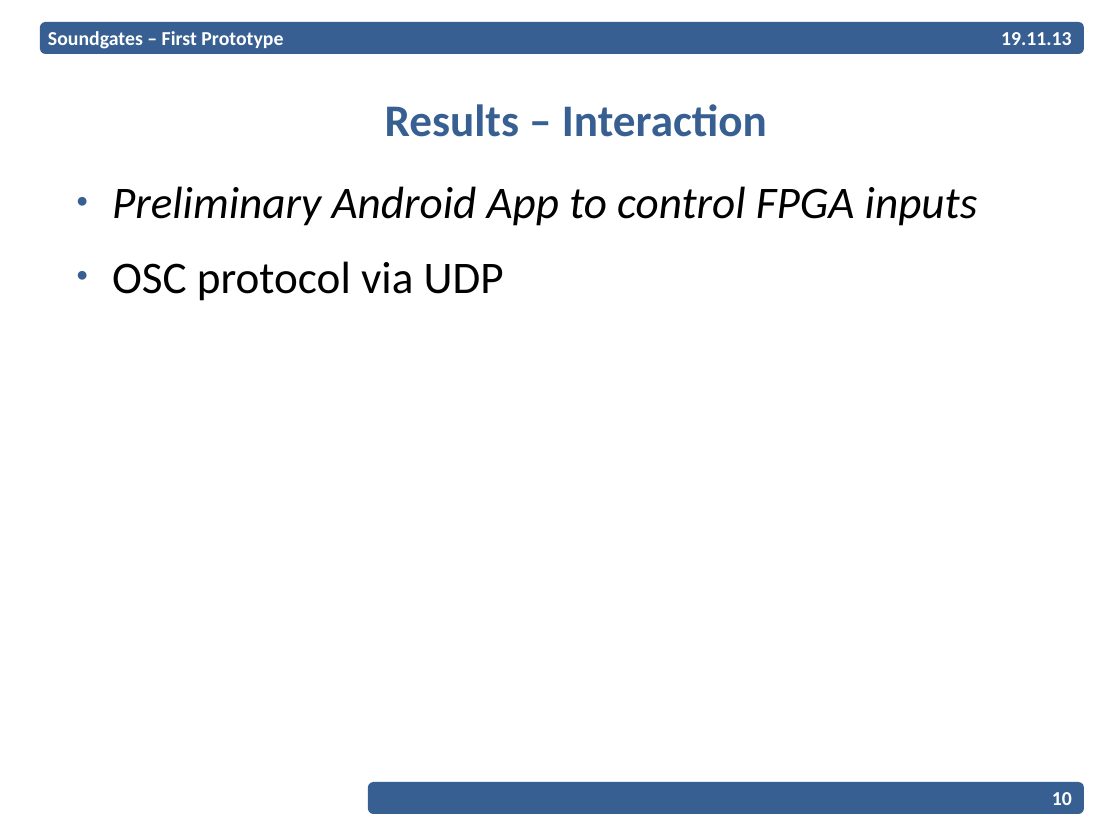
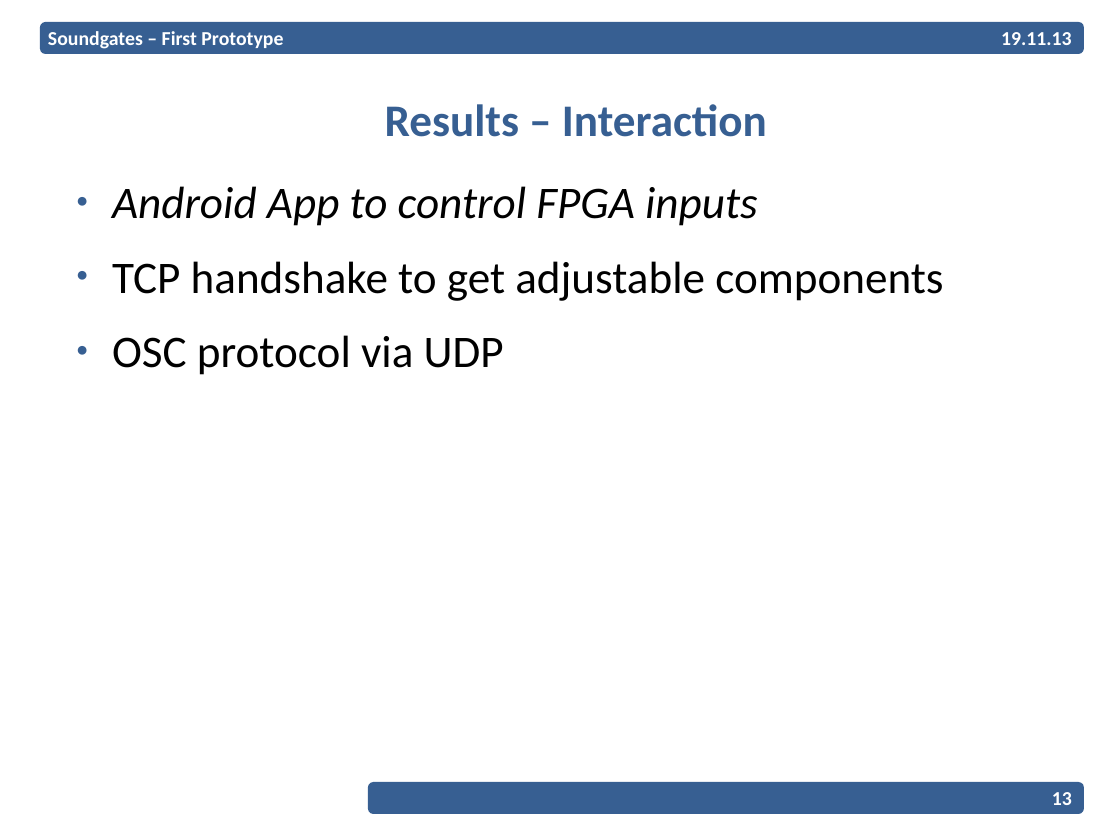
Before and after one commit to EPiCS/soundgates, a slide deck: slide 13 of documents/milestone1-2-presentation/Presentation.odp (slide 10 before the commit). Drawn at 1120x840 pixels with LibreOffice and Linux fonts; fonts in the diff are those of the drawing; background and template pictures are left out. Boxes give left, top, right and bottom in pixels: in the first picture for what was removed or moved away, otherwise in the second. Text is boxed around its words. In the diff, an @@ line names an element or a change of style, - is before the commit and + after.

```diff
--- a/documents/milestone1-2-presentation/Presentation.odp
+++ b/documents/milestone1-2-presentation/Presentation.odp
@@ text at <box>112,186,943,301</box>: text changed; italic off @@
-● Preliminary Android App to control FPGA inputs
+● Android App to control FPGA inputs
+  ● TCP handshake to get adjustable components
@@ page number at <box>1052,792,1072,805</box>: text changed @@
-10
+13
```
Also in this commit, not shown: 4 other slides changed, 3 slides added.
